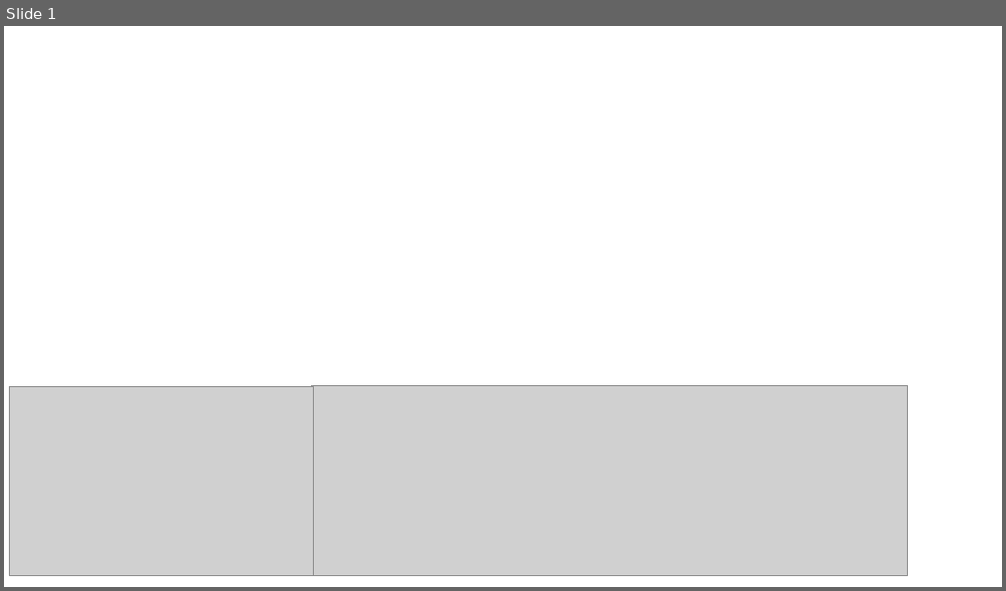
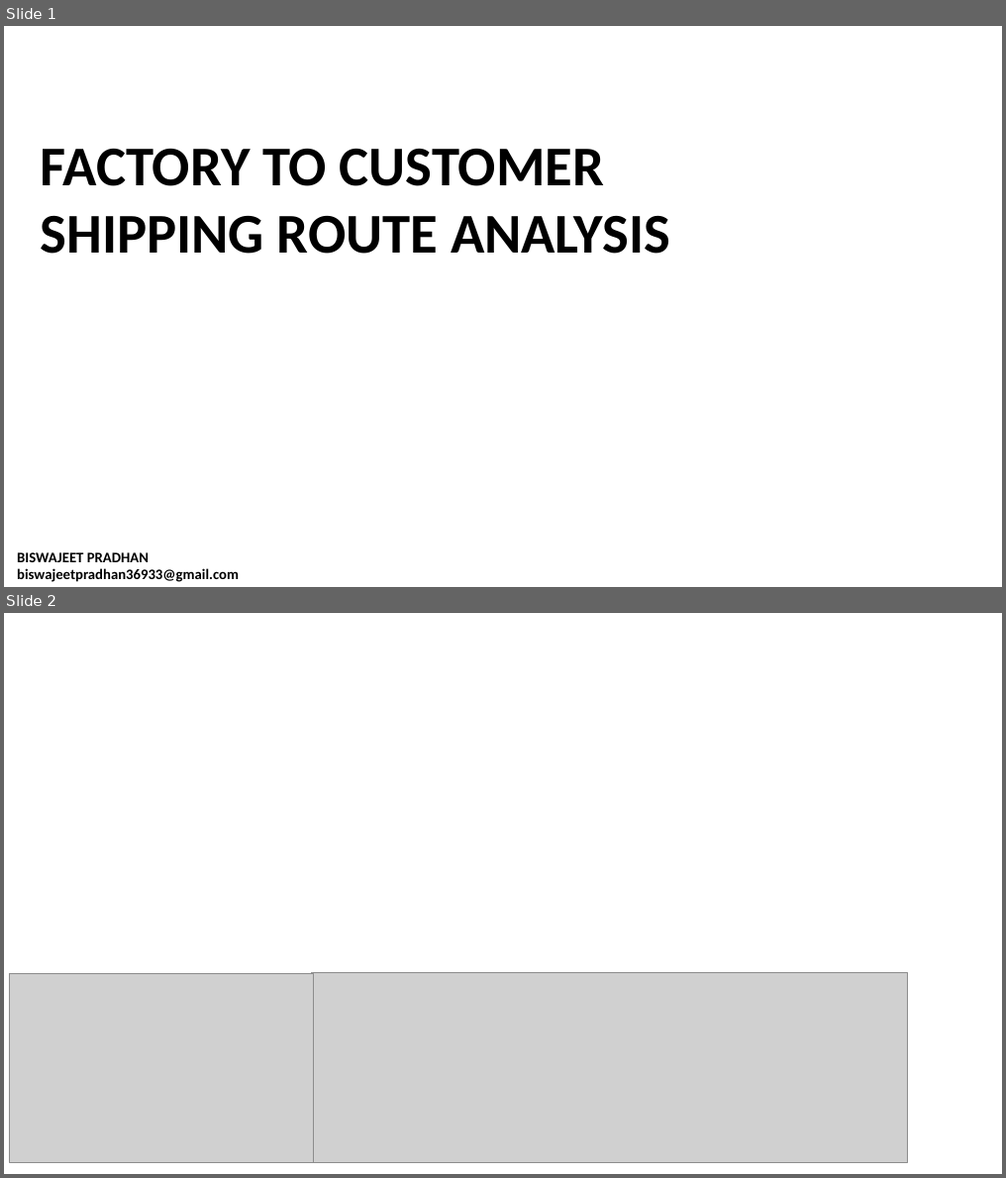
Before and after one commit to Ashura369/PROJECTS, a slide deck: Factory_to_Customer_Shipping_Route_Efficiency_Analysis/Dataset/Nassau Candy Industries - Factory to Customer Shipping Route Efficiency Analysis.pptx. Shown one above the other, each under a label of ours: slide 1 before the commit, slides 1 and 2 after it. The pictures are 1006x591 and 1006x1178 pixels, drawn with LibreOffice and Linux fonts; fonts in the diff are those of the drawing; grey boxes stand for pictures; background and template pictures are left out. Boxes give left, top, right and bottom in pixels: in the first picture for what was removed or moved away, otherwise in the second. Text is boxed around its words. In the diff, an @@ line names an element or a change of style, - is before the commit and + after.

```diff
--- a/Factory_to_Customer_Shipping_Route_Efficiency_Analysis/Dataset/Nassau Candy Industries - Factory to Customer Shipping Route Efficiency Analysis.pptx
+++ b/Factory_to_Customer_Shipping_Route_Efficiency_Analysis/Dataset/Nassau Candy Industries - Factory to Customer Shipping Route Efficiency Analysis.pptx
@@ slide 1 added at [4, 26, 1002, 587], background #FFFFFF @@
@@ text added at [41, 149, 670, 254], 54 pt, text #000000, bold @@
+FACTORY TO CUSTOMER SHIPPING ROUTE ANALYSIS
@@ text added at [17, 553, 239, 582], 14 pt, text #000000, bold @@
+BISWAJEET PRADHAN
+biswajeetpradhan36933@gmail.com
@@ what was slide 1 is now slide 2 @@
```
Also in this commit, not shown: 4 other files.
